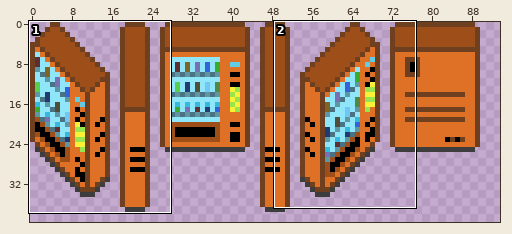
Two versions of one sprite sheet, artstuff/Objects/Vending machine/vendingmachine-sheet.png. The picture above shows the old version from afar; the outline marks the close-up.
Close-up. Old version:
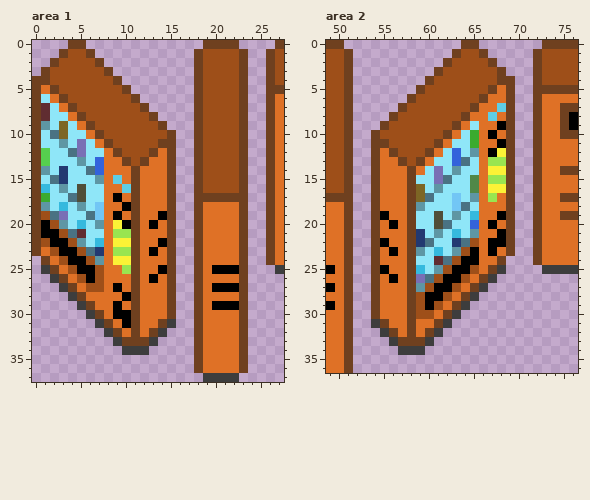
The file is 100x40 pixels. Shown: area 1: x 0..27, y 0..37; area 2: x 49..76, y 0..36. The wide view leaves out empty margins.
After:
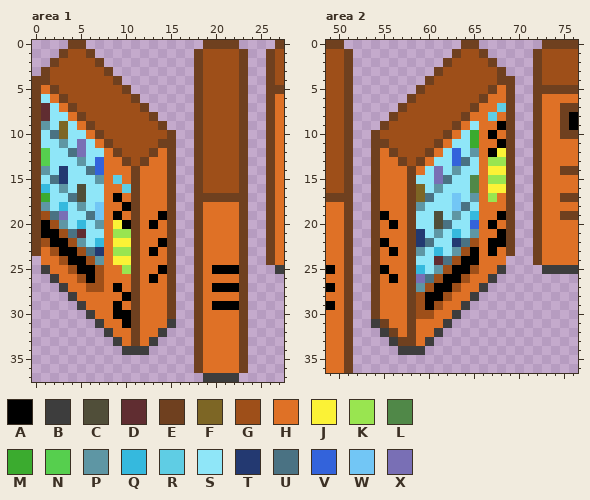
Palette (. is transparent): A #000000  B #3d3d3d  C #504e39  D #602d31  E #6f401f  F #7d6625  G #9e4f19  H #df7126  J #fbf236  K #99e550  L #508848  M #3bab2f  N #56cf4e  P #5e96a4  Q #35b9de  R #5fcde4  S #8fe6f8  T #233971  U #4a7283  V #3363db  W #72c6f5  X #796fb5
Author's note on the commit: removed dark orange line
From old to new:
--- area 1
@@ x 0..16 @@
 23 EHGAAGUTHKKEHAHE.
-24 .EHGAAGPHJJEHHHE.
-25 .BEHGAAGHHKEHHAE.
-26 ..BEHGAGHHHEHAHE.
-27 ...BEHGGHAHEHHHE.
-28 ....BEHHHHAEHHHE.
-29 .....BEHHAHEHHHE.
-30 ......BEHAAEHHHE.
-31 .......BEHAEHHEB.
-32 ........BEHEHEB..
-33 .........BEEEB...
+24 .HHGAAGPHJJEHHHE.
+25 .BHHGAAGHHKEHHAE.
+26 ..BHHGAGHHHEHAHE.
+27 ...BHHGGHAHEHHHE.
+28 ....BHHHHHAEHHHE.
+29 .....BHHHAHEHHHE.
+30 ......BHHAAEHHHE.
+31 .......BHHAEHHHB.
+32 ........BHHEHHB..
+33 .........BHEHB...
 34 ..........BBB....
--- area 2
@@ x 57..70 @@
 23 HEPSQSPGAHAHE.
-24 HESSDUGAAHHE..
-25 HEQSPGAAGHEB..
-26 HEXUGAAGHEB...
-27 HEPGAAGHEB....
-28 HEGAAGHEB.....
-29 HEGAGHEB......
-30 HEGGHEB.......
-31 HEHHEB........
-32 HEHEB.........
-33 EEEB..........
+24 HESSDUGAAHHH..
+25 HEQSPGAAGHHB..
+26 HEXUGAAGHHB...
+27 HEPGAAGHHB....
+28 HEGAAGHHB.....
+29 HEGAGHHB......
+30 HEGGHHB.......
+31 HEHHHB........
+32 HEHHB.........
+33 EEHB..........
 34 BBB...........
Pixel boxes of the changes (left, top, right, bottom) in both close-ups:
changed: (41, 256, 167, 346)
changed: (416, 256, 506, 346)
